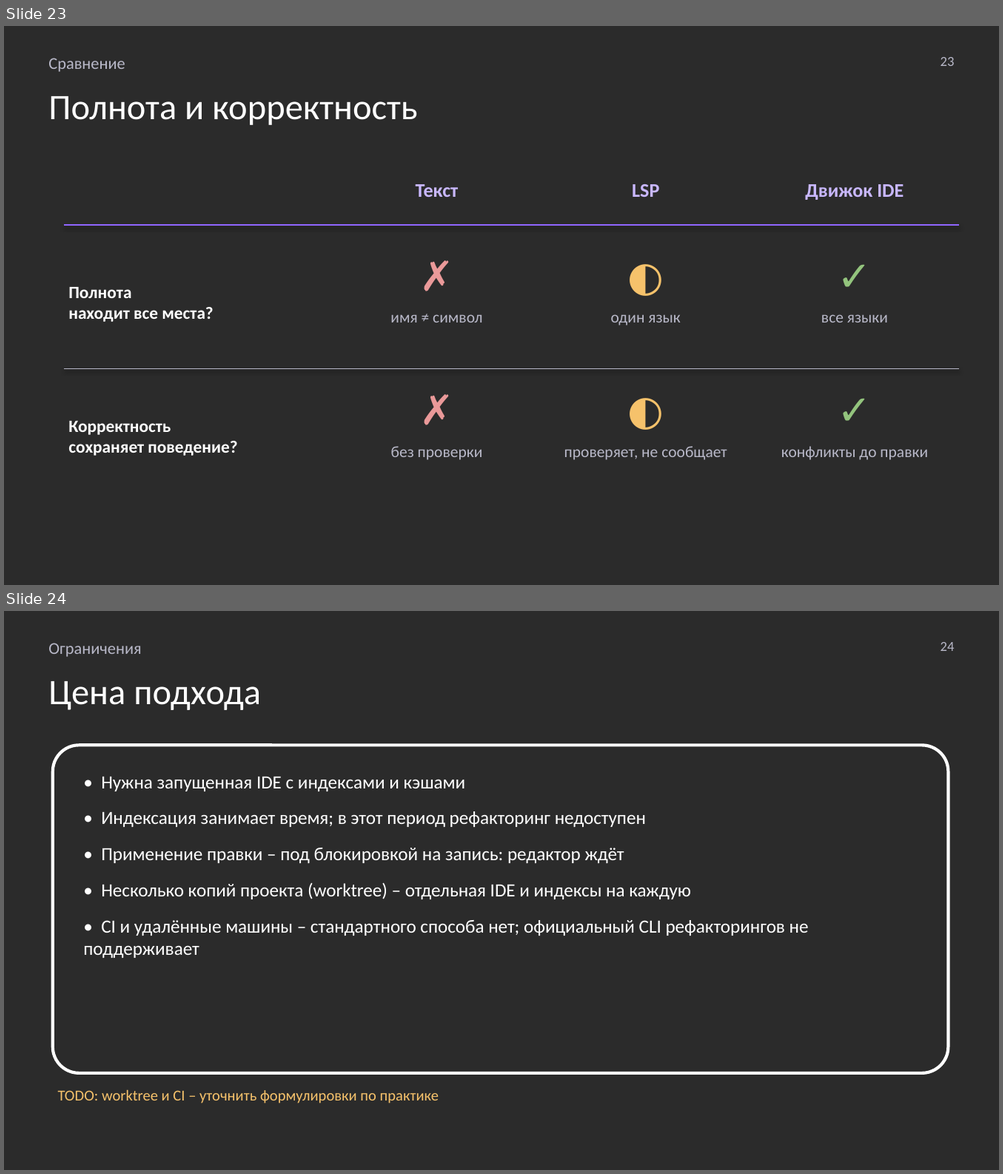
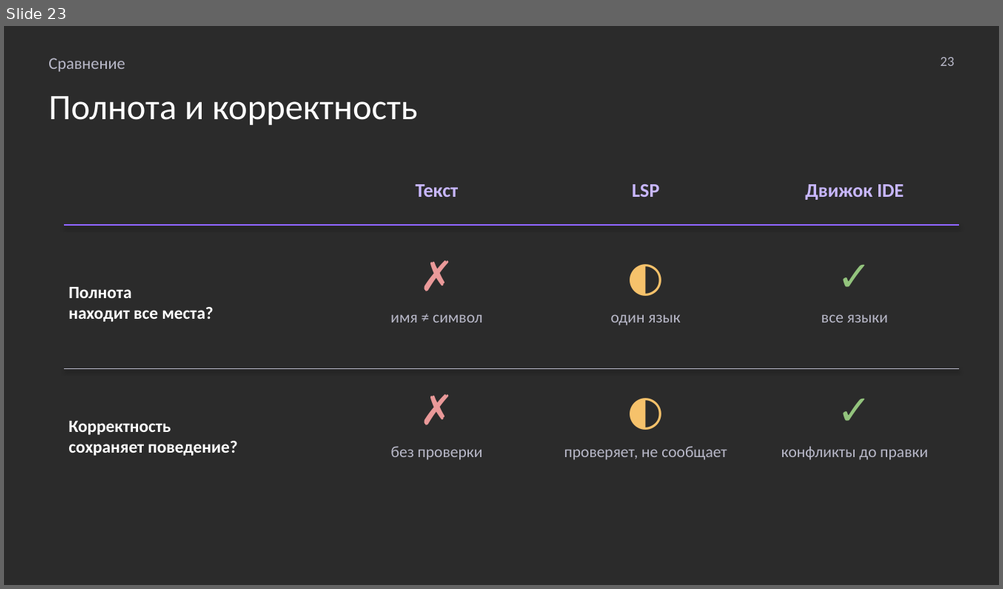
Before and after one commit to MchKosticyn/ide-refactoring-in-ai-agents, a slide deck: Доклад_ Рефакторинг в ИИ-агентах.pptx. Shown one above the other, each under a label of ours: slides 23 and 24 before the commit, slide 23 after it. The pictures are 1003x1174 and 1003x589 pixels, drawn with LibreOffice and Linux fonts; fonts in the diff are those of the drawing; background and template pictures are left out; a plain dark background stands for a picture behind light text. Boxes give left, top, right and bottom in pixels: in the first picture for what was removed or moved away, otherwise in the second. Text is boxed around its words. In the diff, an @@ line names an element or a change of style, - is before the commit and + after.

```diff
--- a/Доклад_ Рефакторинг в ИИ-агентах.pptx
+++ b/Доклад_ Рефакторинг в ИИ-агентах.pptx
@@ slide 24 removed at bbox=[4, 611, 999, 1170], background picture (left out) @@
@@ text removed at bbox=[48, 643, 141, 657] @@
-Ограничения
@@ text removed at bbox=[940, 642, 954, 651] @@
-24
@@ text removed at bbox=[48, 681, 261, 710] @@
-Цена подхода
@@ rounded rectangle removed at bbox=[53, 745, 948, 1073] @@
@@ text removed at bbox=[83, 777, 808, 958] @@
-• Нужна запущенная IDE с индексами и кэшами
-• Индексация занимает время; в этот период рефакторинг недоступен
-• Применение правки – под блокировкой на запись: редактор ждёт
-• Несколько копий проекта (worktree) – отдельная IDE и индексы на каждую
-• CI и удалённые машины – стандартного способа нет; официальный CLI рефакторингов не поддерживает
@@ text removed at bbox=[58, 1090, 438, 1104] @@
-TODO: worktree и CI – уточнить формулировки по практике
```
Also in this commit, not shown: 23 slides changed, 2 slides added, 3 other slides removed, 2 other files.
